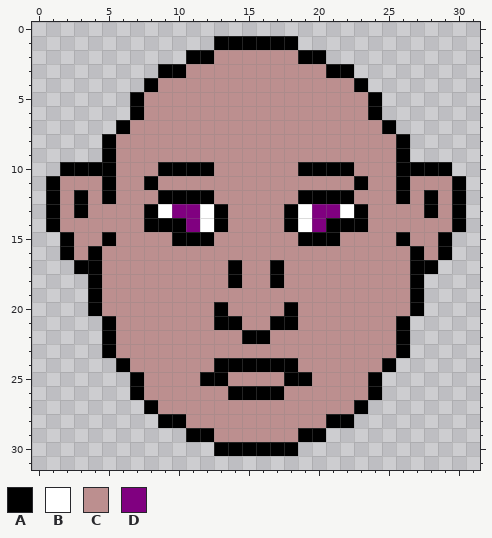
Pixel-art sprite: portrait_3.png. The picture above was drawn from the file before the commit.
The file is 32x32 pixels.
Palette (. is transparent): A #000000  B #ffffff  C #bc8f8f  D #800080
Pixels before, first column x 1:
 1 ............AAAAAA............
 2 ..........AACCCCCCAA..........
 3 ........AACCCCCCCCCCAA........
 4 .......ACCCCCCCCCCCCCCA.......
 5 ......ACCCCCCCCCCCCCCCCA......
 6 ......ACCCCCCCCCCCCCCCCA......
 7 .....ACCCCCCCCCCCCCCCCCCA.....
 8 ....ACCCCCCCCCCCCCCCCCCCCA....
 9 ....ACCCCCCCCCCCCCCCCCCCCA....
10 .AAAACCCAAAACCCCCCAAAACCCAAAA.
11 ACCCACCACCCCCCCCCCCCCCACCACCCA
12 ACACACCCAAAACCCCCCAAAACCCACACA
13 ACACCCCABDDBACCCCABDDBACCCCACA
14 ACCCCCCAAADBACCCCABDAAACCCCCCA
15 .ACCACCCCAAACCCCCCAAACCCCACCA.
16 .ACACCCCCCCCCCCCCCCCCCCCCCACA.
17 ..AACCCCCCCCCACCACCCCCCCCCAA..
18 ...ACCCCCCCCCACCACCCCCCCCCA...
19 ...ACCCCCCCCCCCCCCCCCCCCCCA...
20 ...ACCCCCCCCACCCCACCCCCCCCA...
21 ....ACCCCCCCAACCAACCCCCCCA....
22 ....ACCCCCCCCCAACCCCCCCCCA....
23 ....ACCCCCCCCCCCCCCCCCCCCA....
24 .....ACCCCCCAAAAAACCCCCCA.....
25 ......ACCCCAACCCCAACCCCA......
26 ......ACCCCCCAAAACCCCCCA......
27 .......ACCCCCCCCCCCCCCA.......
28 ........AACCCCCCCCCCAA........
29 ..........AACCCCCCAA..........
30 ............AAAAAA............
The same view after the edit:
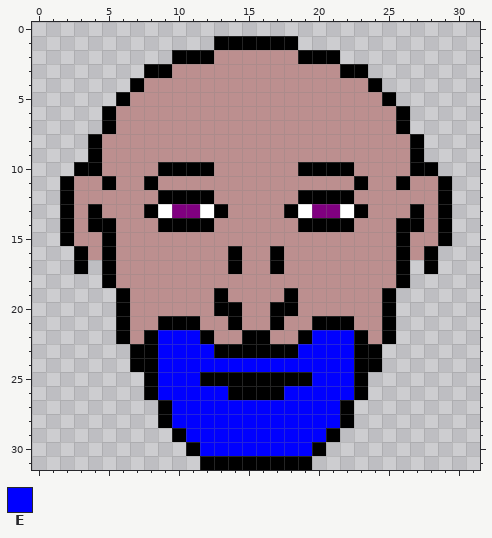
Colours new in this view: E #0000ff
Change:
Changed rows in their new state; - is an unchanged pixel.
first column x 1:
 2 ---------A----------A---------
 3 -------A-C----------C-A-------
 4 ------AC--------------CA------
 5 -----AC----------------CA-----
 6 ----ACC----------------CCA----
 7 ----AC------------------CA----
 8 ---AC--------------------CA---
 9 ---AC--------------------CA---
10 -.--C--------------------C--.-
11 .A--------------------------A.
12 .AC-C--------------------C-CA.
13 .ACA----------------------ACA.
14 .A-AA--C--AAC----CAA--C--AA-A.
15 ---------CCC------CCC---------
16 -.ACA--------A--A--------ACA.-
17 ---.A--------------------A.---
18 ---.A--------C--C--------A.---
19 ---..A------A----A------A..---
20 ---..A-------A--A-------A..---
21 ----.A--AAA-C----C-AAA--A.----
22 ----.A-AEEEA------AEEEA-A.----
23 ----..AAEEEEAAAAAAEEEEAA..----
24 -----.AAEEEEEEEEEEEEEEAA.-----
25 ------.AEEE--AAAA--EEEA.------
26 ------.AEEEEE----EEEEEA.------
27 -------.AEEEEEEEEEEEEA.-------
28 ---------EEEEEEEEEEEE---------
29 ---------AEEEEEEEEEEA---------
30 ----------AEEEEEEEEA----------
31 -----------AAAAAAAA-----------
Boxes around the changes in both pictures, in picture pixels (x1, y1, x2, y2):
changed: (46, 50, 466, 470)
